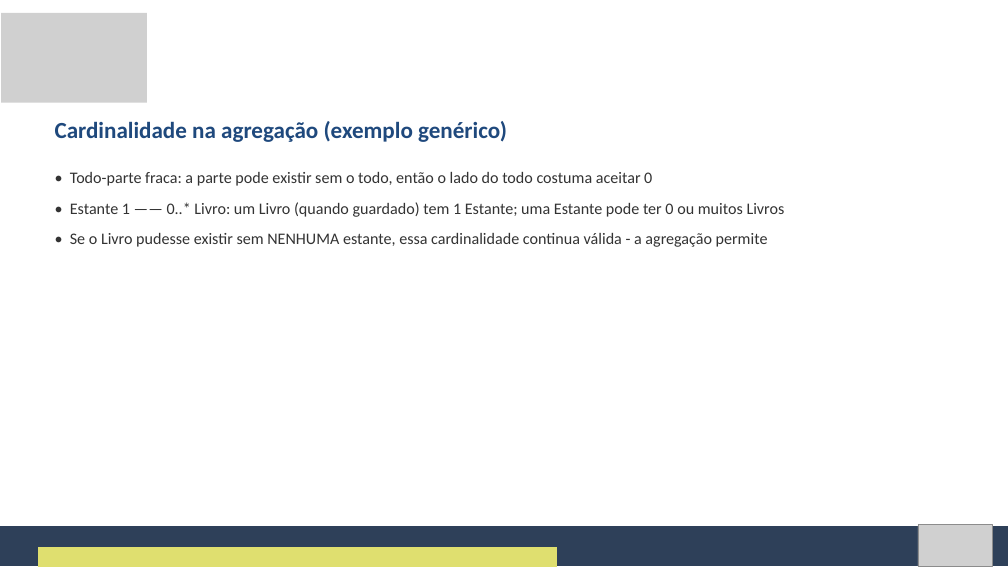
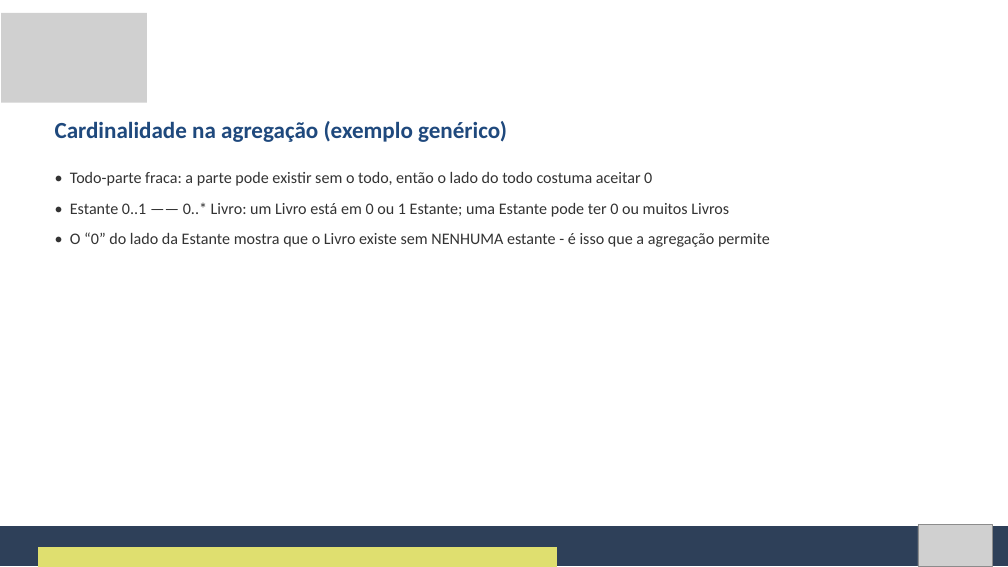
Before and after one commit to Natan20/Curso-Modelagem-De-Sistemas-Material, a slide deck: slide 28 of Aula 06 - 25-09-2026/Aula 6 - Slides.pptx. Drawn at 1008x567 pixels with LibreOffice and Linux fonts; fonts in the diff are those of the drawing; grey boxes stand for pictures. Boxes give left, top, right and bottom in pixels: in the first picture for what was removed or moved away, otherwise in the second. Text is boxed around its words. In the diff, an @@ line names an element or a change of style, - is before the commit and + after.

Commit message:
Corrige cardinalidade Estante-Livro e amplia Apostila da Aula 6
Estante 0..1 —— 0..* Livro: o 0..1 do lado da Estante é o que mostra que o livro existe fora de qualquer estante (agregação). Apostila ganha as seções 1.7 e 1.8 (das palavras do texto à cardinalidade; passo a passo com exemplo resolvido).

```diff
--- a/Aula 06 - 25-09-2026/Aula 6 - Slides.pptx
+++ b/Aula 06 - 25-09-2026/Aula 6 - Slides.pptx
@@ text at <box>70,203,770,247</box>: text changed @@
-• Estante 1 —— 0..* Livro: um Livro (quando guardado) tem 1 Estante; uma Estante pode ter 0 ou muitos Livros
-• Se o Livro pudesse existir sem NENHUMA estante, essa cardinalidade continua válida - a agregação permite
+• Estante 0..1 —— 0..* Livro: um Livro está em 0 ou 1 Estante; uma Estante pode ter 0 ou muitos Livros
+• O “0” do lado da Estante mostra que o Livro existe sem NENHUMA estante - é isso que a agregação permite
```
Also in this commit, not shown: 12 other slides changed, 2 other files.
